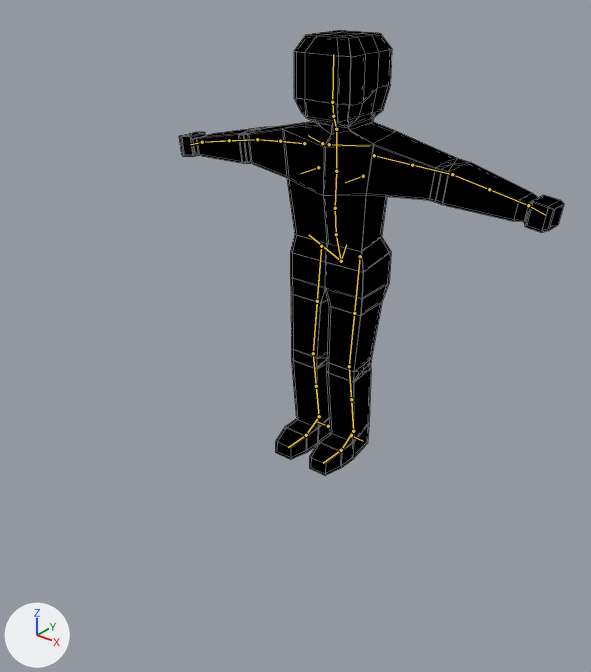
Two versions of the Blender file assets/models/Agent.blend, one commit apart.
Camera for both pictures: a 50 mm lens placed at (1.092, -1.508, 1.218), pointed at (0.035, -0.187, 0.399). Lighting does not change. The marker at lower left points along +X, +Y and +Z. The bones that bend it are drawn over the model as lines. Mesh edges are drawn as thin lines.
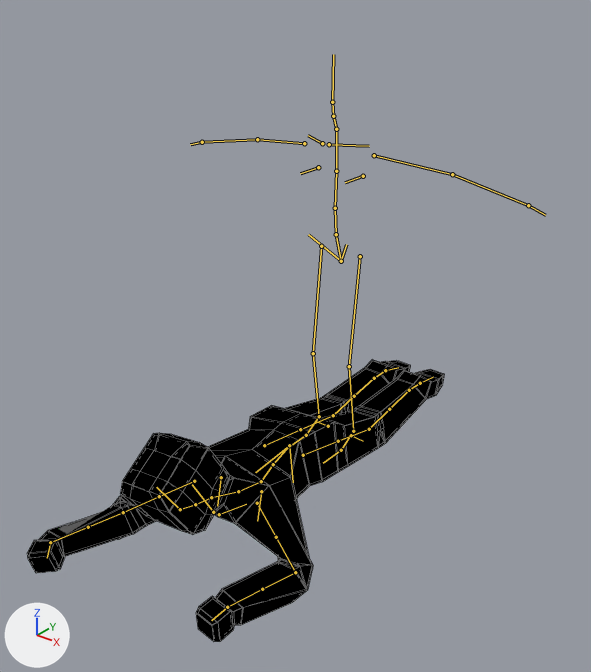
The newer file adds an action. The first version stands in its rest pose; the second is drawn at frame 20 of the action 'CrouchToProne'.

Where the change shows, as pixel boxes (x1, y1, x2, y2) in the pictures (591 x 672 px):
'Mesh', posed (9% wider, 37% shorter): before (179, 30, 564, 476); after (27, 360, 445, 642)

The change in detail:
Bone 'torso' (bone_torso) moves from (0.0, 0.0, 0.0) to (0.0, -0.193, -0.505).
Bone 'torso' (bone_torso) turns from (0, 0, 0) to (87, -8, 1) degrees about its own x, y and z.
Bone 'hips' (bone_hips) moves from (0.0, 0.0, 0.0) to (0.003, 0.022, 0.025).
Bone 'hips' (bone_hips) turns from (0, 0, 0) to (-3, 5, -1) degrees about its own x, y and z.
Bone 'chest' (bone_chest) turns from (0, 0, 0) to (-19, 0, 0) degrees about its own x, y and z.
Bone 'neck' (bone_neck) moves from (0.0, 0.0, 0.0) to (0.002, -0.002, 0.001).
Bone 'neck' (bone_neck) turns from (0, 0, 0) to (-31, 0, 0) degrees about its own x, y and z.
Bone 'head' (bone_head) moves from (0.0, 0.0, 0.0) to (-0.001, 0.036, 0.008).
Bone 'head' (bone_head) turns from (0, 0, 0) to (-56, 0, 0) degrees about its own x, y and z.
Bone 'upper_arm_ik.L' (bone_upper_arm_ik_l) turns from (0, 0, 0) to (0, -96, 0) degrees about its own x, y and z.
Bone 'upper_arm_ik.R' (bone_upper_arm_ik_r) turns from (0, 0, 0) to (0, 109, 0) degrees about its own x, y and z.
Bone 'hand_ik.L' (bone_hand_ik_l) moves from (0.0, 0.0, 0.0) to (-0.245, -0.663, -0.715).
Bone 'hand_ik.L' (bone_hand_ik_l) turns from (0, 0, 0) to (93, 7, 23) degrees about its own x, y and z.
Bone 'hand_ik.R' (bone_hand_ik_r) moves from (0.0, 0.0, 0.0) to (0.245, -0.769, -0.707).
Bone 'hand_ik.R' (bone_hand_ik_r) turns from (0, 0, 0) to (122, -7, -19) degrees about its own x, y and z.
Bone 'foot_ik.L' (bone_foot_ik_l) moves from (0.0, 0.0, 0.0) to (0.0, 0.278, 0.001).
Bone 'foot_ik.L' (bone_foot_ik_l) turns from (0, 0, 0) to (147, 0, 0) degrees about its own x, y and z.
Bone 'toe_ik.L' (bone_toe_ik_l) turns from (0, 0, 0) to (-23, 0, 0) degrees about its own x, y and z.
Bone 'foot_ik.R' (bone_foot_ik_r) moves from (0.0, 0.0, 0.0) to (0.0, 0.268, 0.006).
Bone 'foot_ik.R' (bone_foot_ik_r) turns from (0, 0, 0) to (149, 0, 0) degrees about its own x, y and z.
Bone 'toe_ik.R' (bone_toe_ik_r) turns from (0, 0, 0) to (-15, 0, 0) degrees about its own x, y and z.
